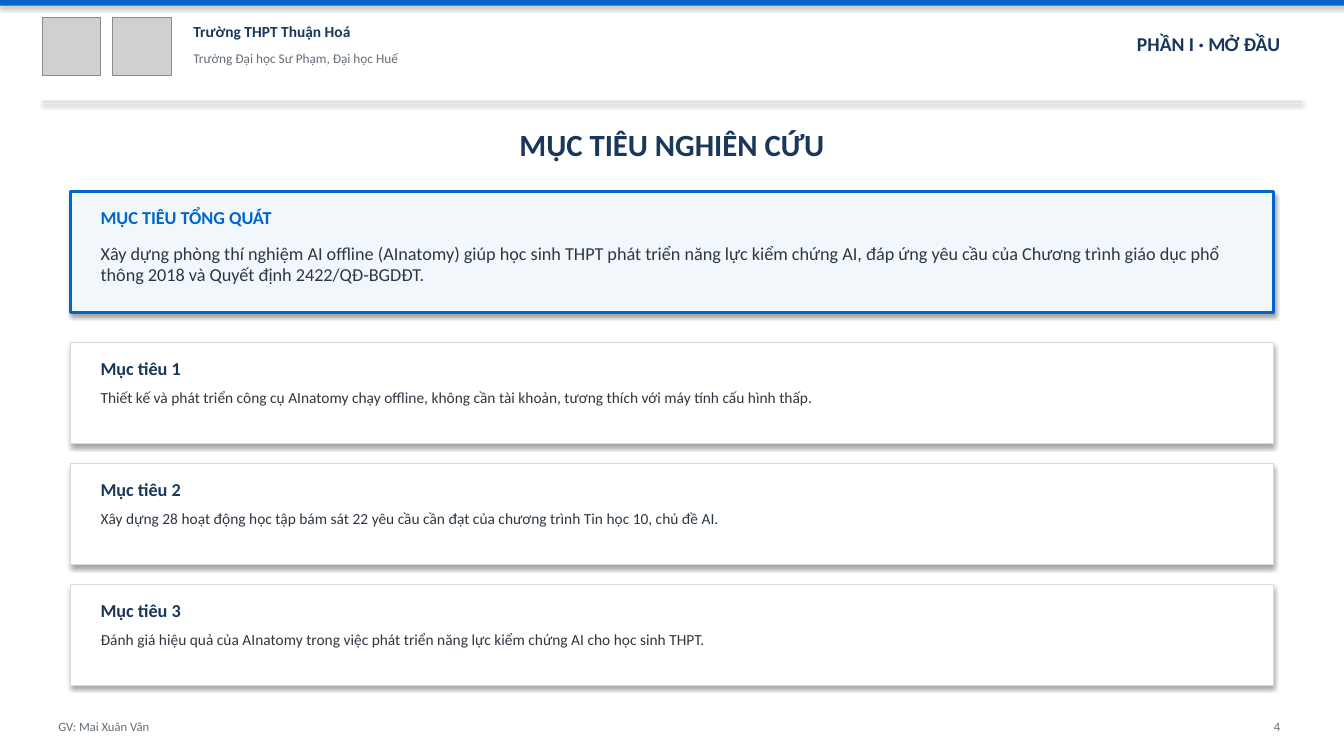
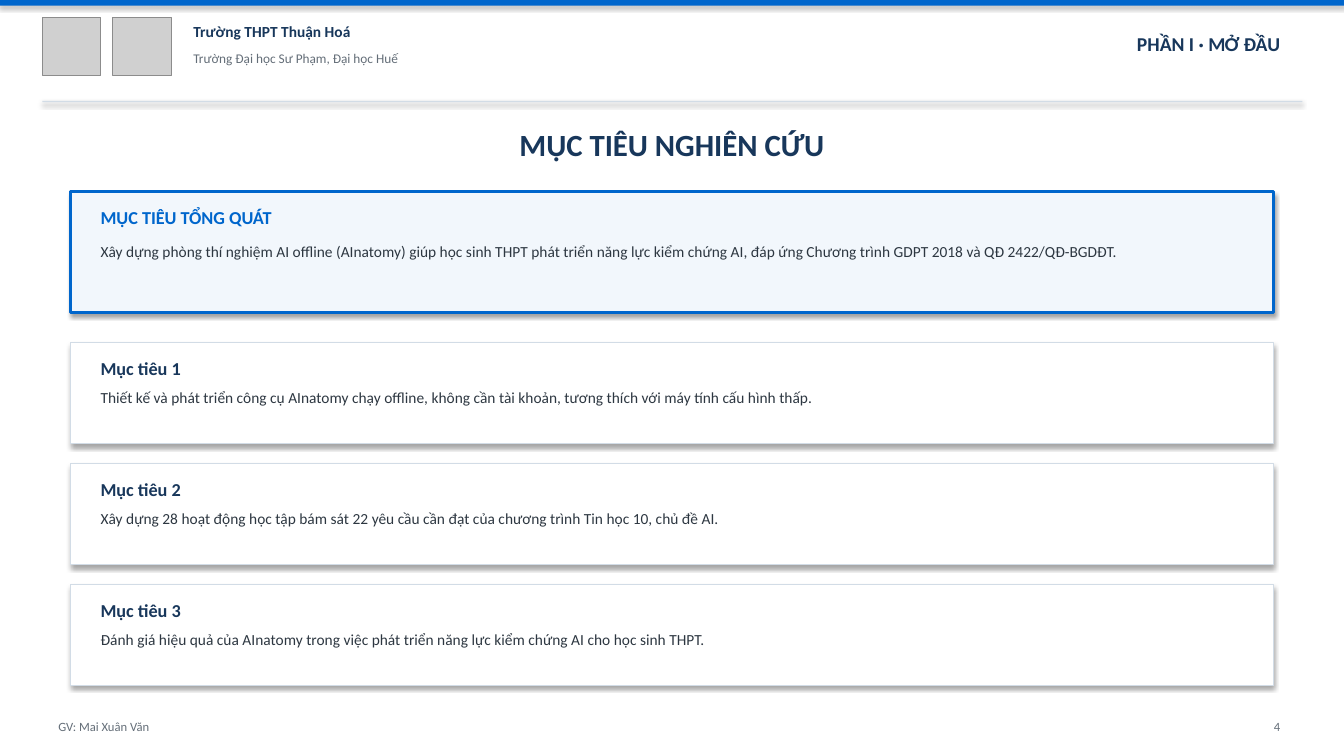
Before and after one commit to mxuanvan02/ainatomy, a slide deck: slide 4 of thuyet_minh_de_cuong.pptx. Drawn at 1344x756 pixels with LibreOffice and Linux fonts; fonts in the diff are those of the drawing; grey boxes stand for pictures. Boxes give left, top, right and bottom in pixels: in the first picture for what was removed or moved away, otherwise in the second. Text is boxed around its words. In the diff, an @@ line names an element or a change of style, - is before the commit and + after.

Commit message:
Fix peer review issues: bullet spacing & text overflow
- Slide 5: Reduce bullet spacing from 0.45in to 0.33in
- Slide 8: Shorten flow step descriptions to prevent overflow
- Slide 4: Text no longer overflows (fixed in v2)
- Slide 11: Font size increased (fixed in v2)

All critical issues resolved per peer review feedback.

```diff
--- a/thuyet_minh_de_cuong.pptx
+++ b/thuyet_minh_de_cuong.pptx
@@ text at [101, 245, 1117, 260]: text changed; size 13 to 11 pt @@
-Xây dựng phòng thí nghiệm AI offline (AInatomy) giúp học sinh THPT phát triển năng lực kiểm chứng AI, đáp ứng yêu cầu của Chương trình giáo dục phổ thông 2018 và Quyết định 2422/QĐ-BGDĐT.
+Xây dựng phòng thí nghiệm AI offline (AInatomy) giúp học sinh THPT phát triển năng lực kiểm chứng AI, đáp ứng Chương trình GDPT 2018 và QĐ 2422/QĐ-BGDĐT.
```
Also in this commit, not shown: 3 other slides changed, 32 other files.
